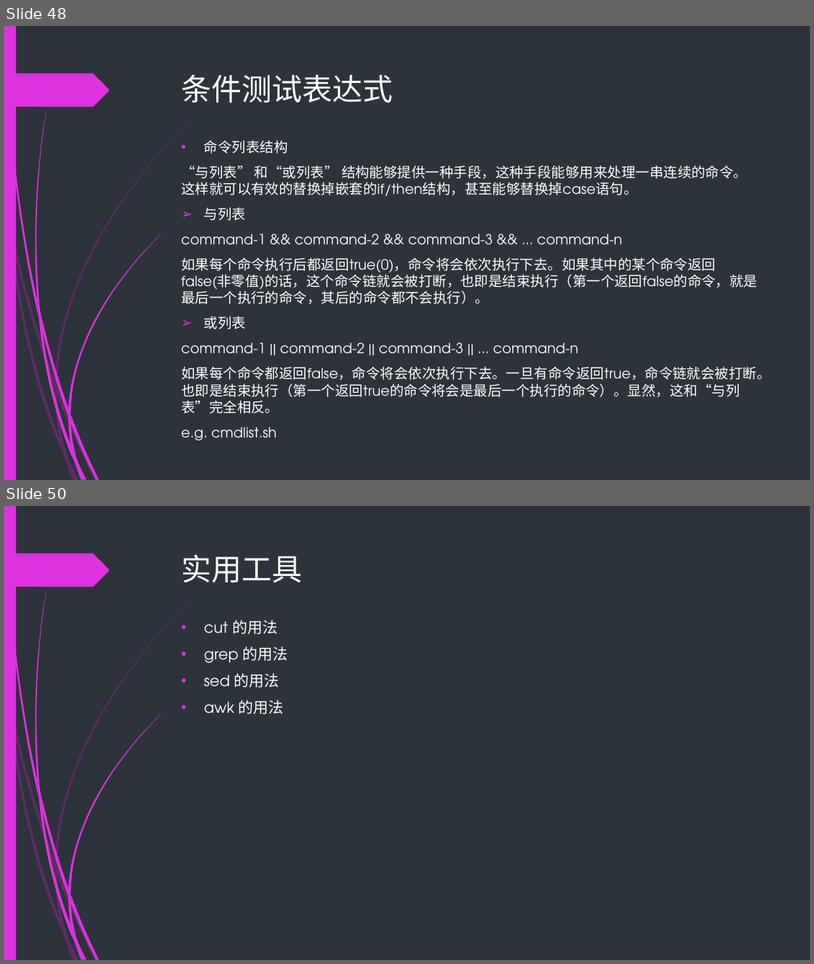
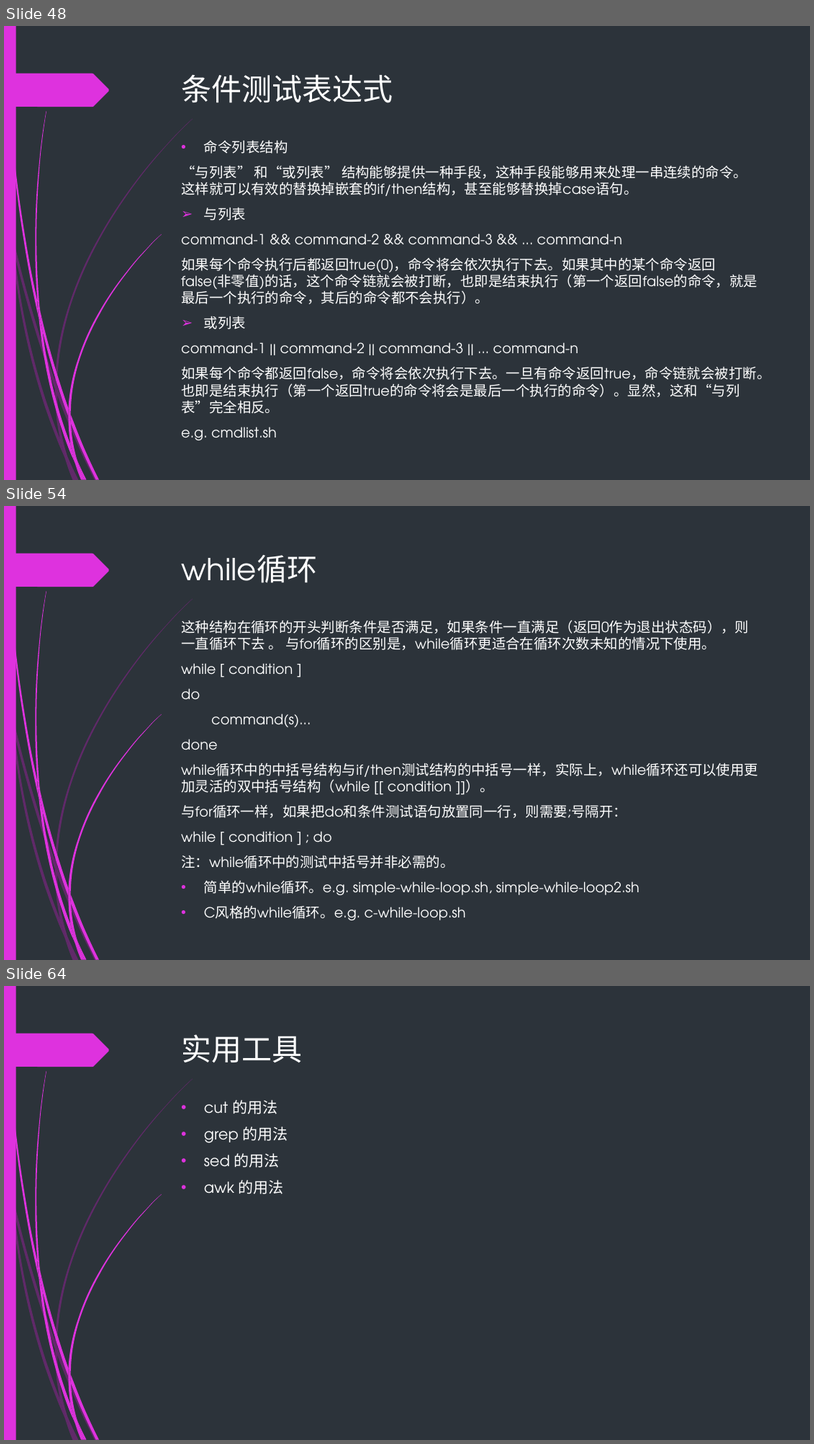
Before and after one commit to backup-ci/abs-train, a slide deck: Bash-scripting-guid.pptx. Shown one above the other, each under a label of ours: slides 48 and 50 before the commit, slides 48, 54 and 64 after it; the slides between them are not shown. The pictures are 814x964 and 814x1444 pixels, drawn with LibreOffice and Linux fonts; fonts in the diff are those of the drawing. Boxes give left, top, right and bottom in pixels: in the first picture for what was removed or moved away, otherwise in the second. Text is boxed around its words. In the diff, an @@ line names an element or a change of style, - is before the commit and + after.

```diff
--- a/Bash-scripting-guid.pptx
+++ b/Bash-scripting-guid.pptx
@@ slide 54 added at (4,506,810,960), background #2C333A; not listed: 24 template elements that a slide beside it also shows @@
@@ title added at (182,555,318,583), 36 pt, text #FFFFFF @@
+while循环
@@ text added at (181,620,759,895), 16.6 pt, text #FFFFFF @@
+这种结构在循环的开头判断条件是否满足，如果条件一直满足（返回0作为退出状态码），则一直循环下去 。 与for循环的区别是，while循环更适合在循环次数未知的情况下使用。
+while [ condition ]
+do
+command(s)...
+done
+while循环中的中括号结构与if/then测试结构的中括号一样，实际上，while循环还可以使用更加灵活的双中括号结构（while [[ condition ]]）。
+与for循环一样，如果把do和条件测试语句放置同一行，则需要;号隔开：
+while [ condition ] ; do
+注：while循环中的测试中括号并非必需的。
+• 简单的while循环。e.g. simple-while-loop.sh, simple-while-loop2.sh
+• C风格的while循环。e.g. c-while-loop.sh
@@ what was slide 50 is now slide 64 @@
```
Also in this commit, not shown: 3 slides changed, 13 other slides added, 24 other files.
